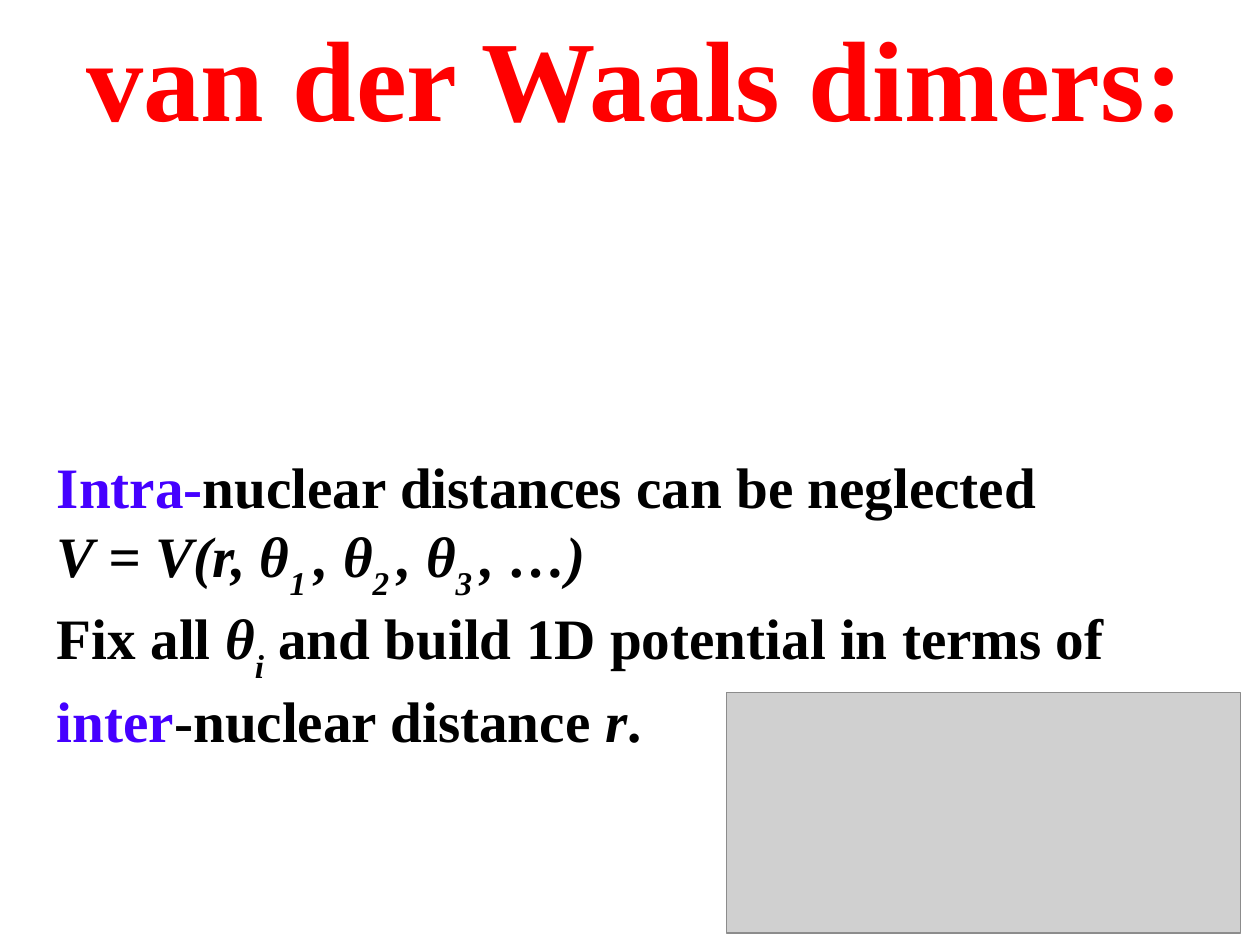
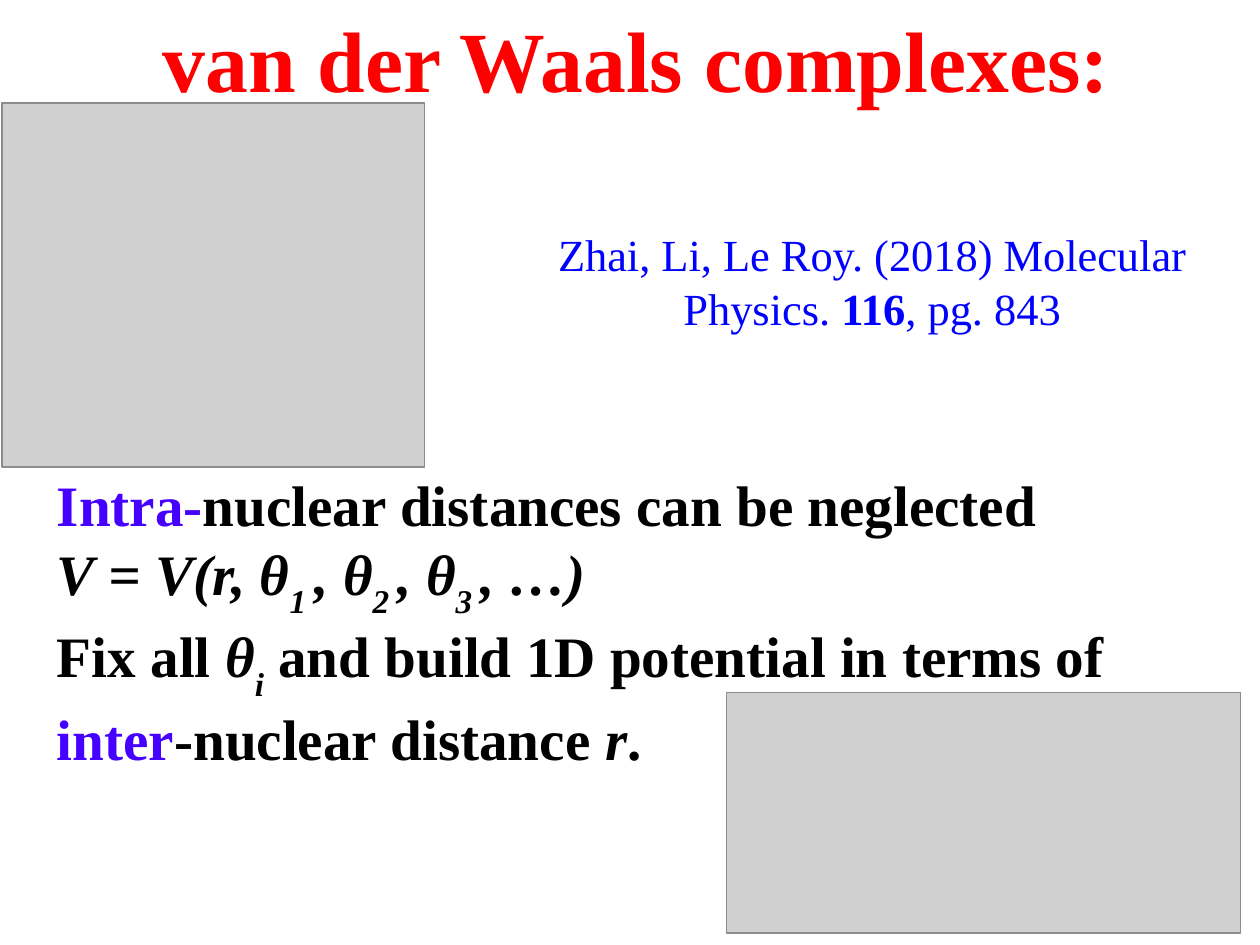
Before and after one commit to HPQC-LABS/polyMLR, a slide deck: slide 19 of 2018-06-20-polyMLR(ISMS).odp. Drawn at 1260x945 pixels with LibreOffice and Linux fonts; fonts in the diff are those of the drawing; grey boxes stand for pictures. Boxes give left, top, right and bottom in pixels: in the first picture for what was removed or moved away, otherwise in the second. Text is boxed around its words. In the diff, an @@ line names an element or a change of style, - is before the commit and + after.

```diff
--- a/2018-06-20-polyMLR(ISMS).odp
+++ b/2018-06-20-polyMLR(ISMS).odp
@@ text at <box>163,32,1109,108</box>: text changed; size 72 to 54 pt @@
-van der Waals dimers:
+van der Waals complexes:
@@ picture added at <box>2,103,425,468</box> @@
@@ text added at <box>558,240,1186,333</box>, 28 pt, text #0000FF @@
+Zhai, Li, Le Roy. (2018) Molecular Physics. 116, pg. 843
@@ text "Intra-nuclear distances can be neglected": place and size @@
-text "Intra-nuclear distances can be neglected" at <box>57,468,1104,743</box>
+text "Intra-nuclear distances can be neglected" at <box>57,486,1104,761</box>
```
Also in this commit, not shown: 12 other slides changed, 9 slides added, 3 slides removed, 3 other files.
